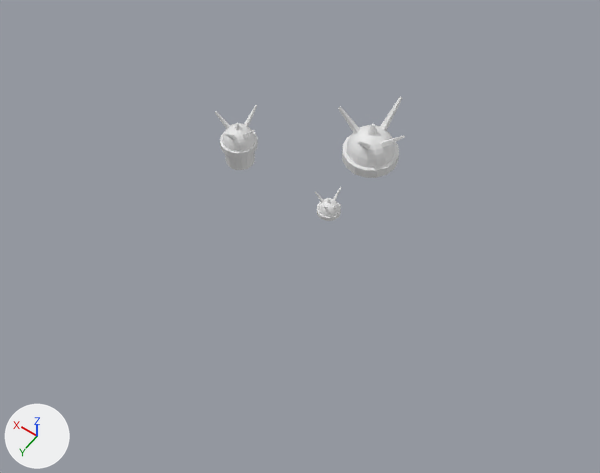
Renders of the Blender file asssets/anti-person.blend from each side of a commit.
The view is the same before and after, from a camera (50 mm lens) standing at (-44.8, 51.6, 73.7) and looking at (-10.9, 4.3, -0.8). The axes (+X, +Y, +Z) are drawn at lower left. The lights are the same throughout. Materials are left out; every surface is plain grey.

Names of what the first picture shows: 'V69valmara', 'mine2'.
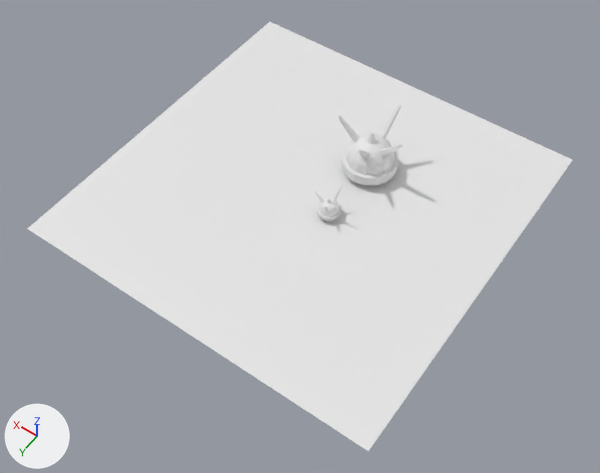
Pixel boxes (x1, y1, x2, y2) of what changed, in the pictures (600 x 473 px):
```json
{"object": "Plane", "change": "added", "after": [27, 22, 572, 451]}
{"object": "mine2", "change": "moved", "before": [338, 97, 405, 178], "after": [338, 105, 404, 186]}
{"object": "V69valmara", "change": "deleted", "before": [215, 105, 258, 170]}
```

The change, as JSON lines over the scene's bpy script:
```json
{"op": "add", "block": "me_plane", "code": ["me_plane = bpy.data.meshes.new('Plane')", "me_plane.from_pydata([(1.0, 1.0, 0.0), (1.0, -1.0, 0.0), (-1.0, -1.0, 0.0), (-1.0, 1.0, 0.0)], [], [(0, 3, 2, 1)])"]}
{"op": "set", "path": "ob_mine2.location", "old": "(-12.0, -8.6, 5.2)", "new": "(-12.0, -8.6, 3.8)"}
{"op": "remove", "block": "ob_v69valmara", "code": ["ob_v69valmara = bpy.data.objects.new('V69valmara', me_sphere_001)", "ob_v69valmara.location = (0.8, 0.1, 6.6)", "ob_v69valmara.scale = (1.58, 1.58, 1.58)"]}
{"op": "add", "block": "ob_plane", "code": ["ob_plane = bpy.data.objects.new('Plane', me_plane)", "ob_plane.location = (-8.2, -1.4, -0.4)", "ob_plane.scale = (23.0, 23.0, 23.0)"]}
```
